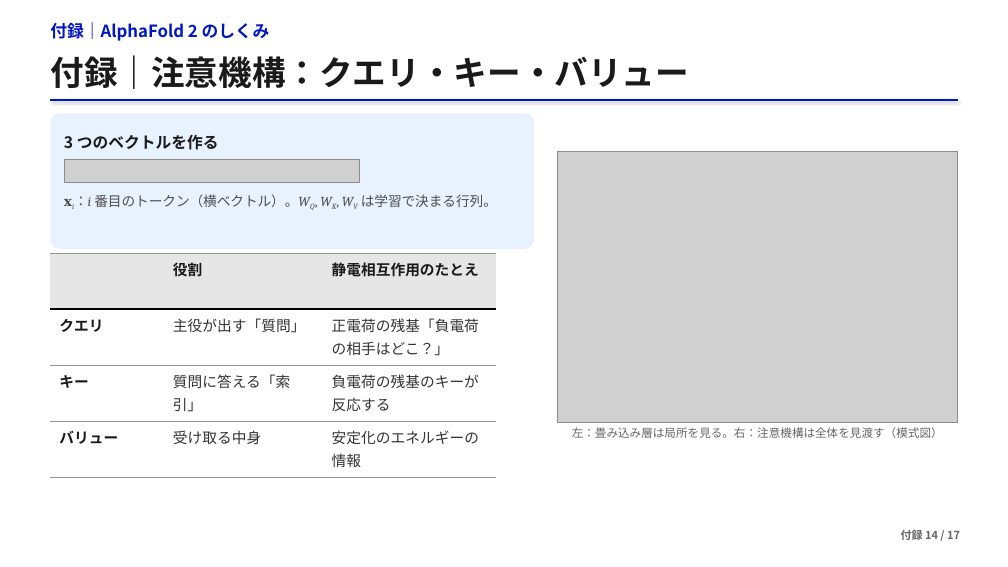
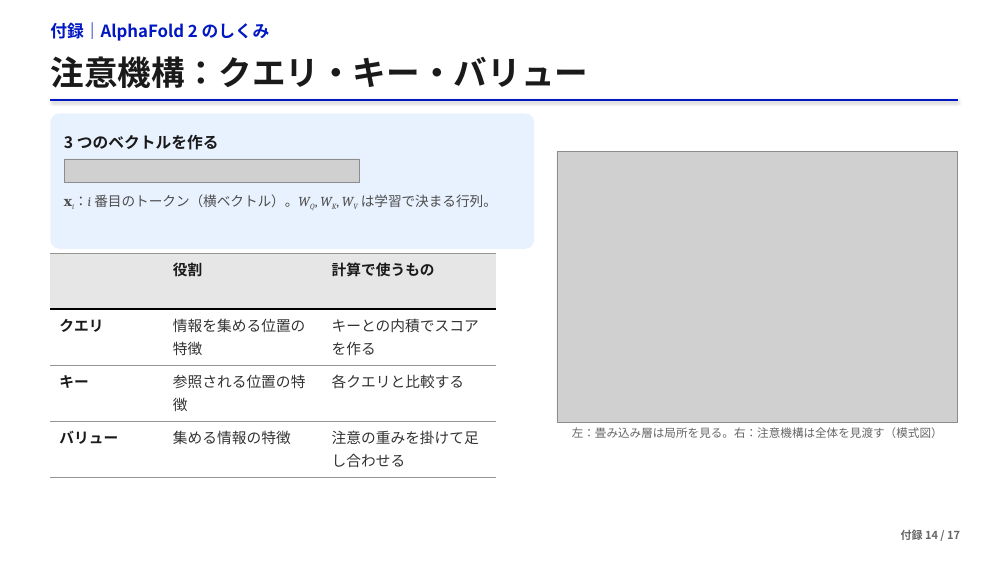
Before and after one commit to matsunagalab/lecture_bioinfo, a slide deck: slide 50 of 05_AlphaFold2による構造予測/05_AlphaFold2による構造予測.pptx. Drawn at 1008x567 pixels with LibreOffice and Linux fonts; fonts in the diff are those of the drawing; grey boxes stand for pictures. Boxes give left, top, right and bottom in pixels: in the first picture for what was removed or moved away, otherwise in the second. Text is boxed around its words. In the diff, an @@ line names an element or a change of style, - is before the commit and + after.

```diff
--- a/05_AlphaFold2による構造予測/05_AlphaFold2による構造予測.pptx
+++ b/05_AlphaFold2による構造予測/05_AlphaFold2による構造予測.pptx
@@ text at (50, 56, 588, 88): text changed @@
-付録｜注意機構：クエリ・キー・バリュー
+注意機構：クエリ・キー・バリュー
@@ table at (51, 253, 497, 478) @@
-row 1, column 3: 静電相互作用のたとえ
+row 1, column 3: 計算で使うもの
-row 2, column 2: 主役が出す「質問」
+row 2, column 2: 情報を集める位置の特徴
-row 2, column 3: 正電荷の残基「負電荷の相手はどこ？」
+row 2, column 3: キーとの内積でスコアを作る
-row 3, column 2: 質問に答える「索引」
+row 3, column 2: 参照される位置の特徴
-row 3, column 3: 負電荷の残基のキーが反応する
+row 3, column 3: 各クエリと比較する
-row 4, column 2: 受け取る中身
+row 4, column 2: 集める情報の特徴
-row 4, column 3: 安定化のエネルギーの情報
+row 4, column 3: 注意の重みを掛けて足し合わせる
```
Also in this commit, not shown: 37 other slides changed, 2 other files.
